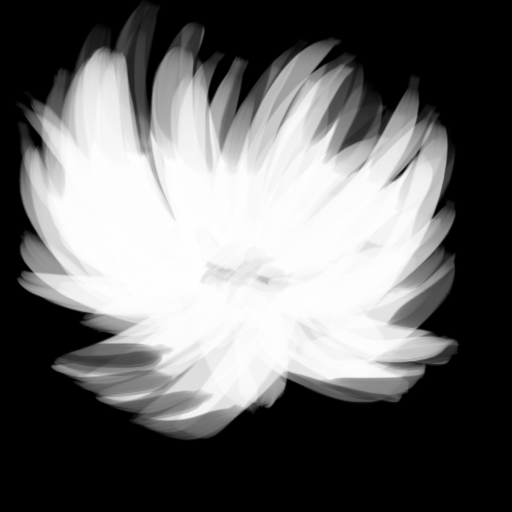
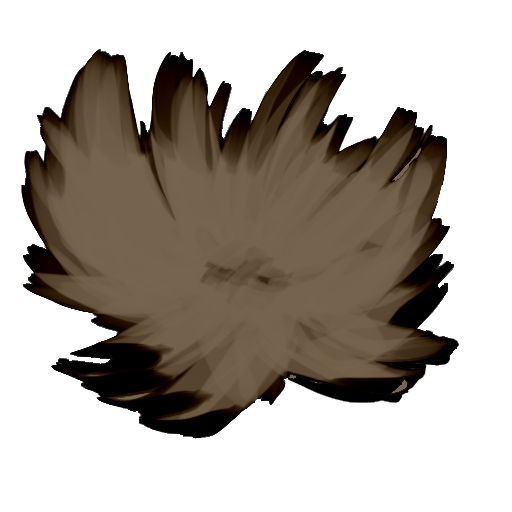
Comparing the layer stacks of the two (512, 512) images. Changes:
removed layer "Layer 1" over [14, 0, 496, 446]
"Layer 0": blend normal → linear burn, painted on it over [0, 0, 512, 512]
painted on "Layer 2" over [0, 0, 512, 512]
